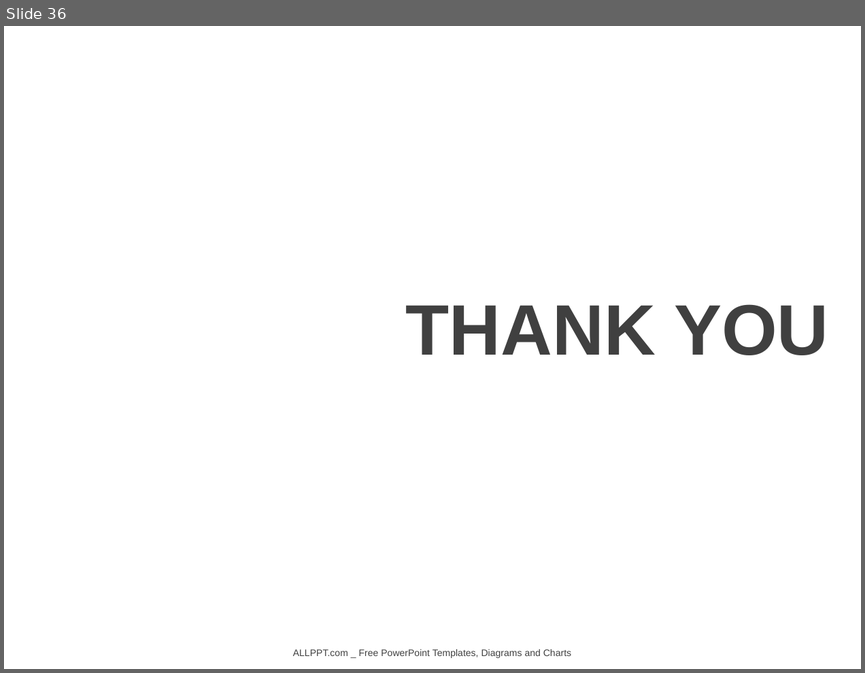
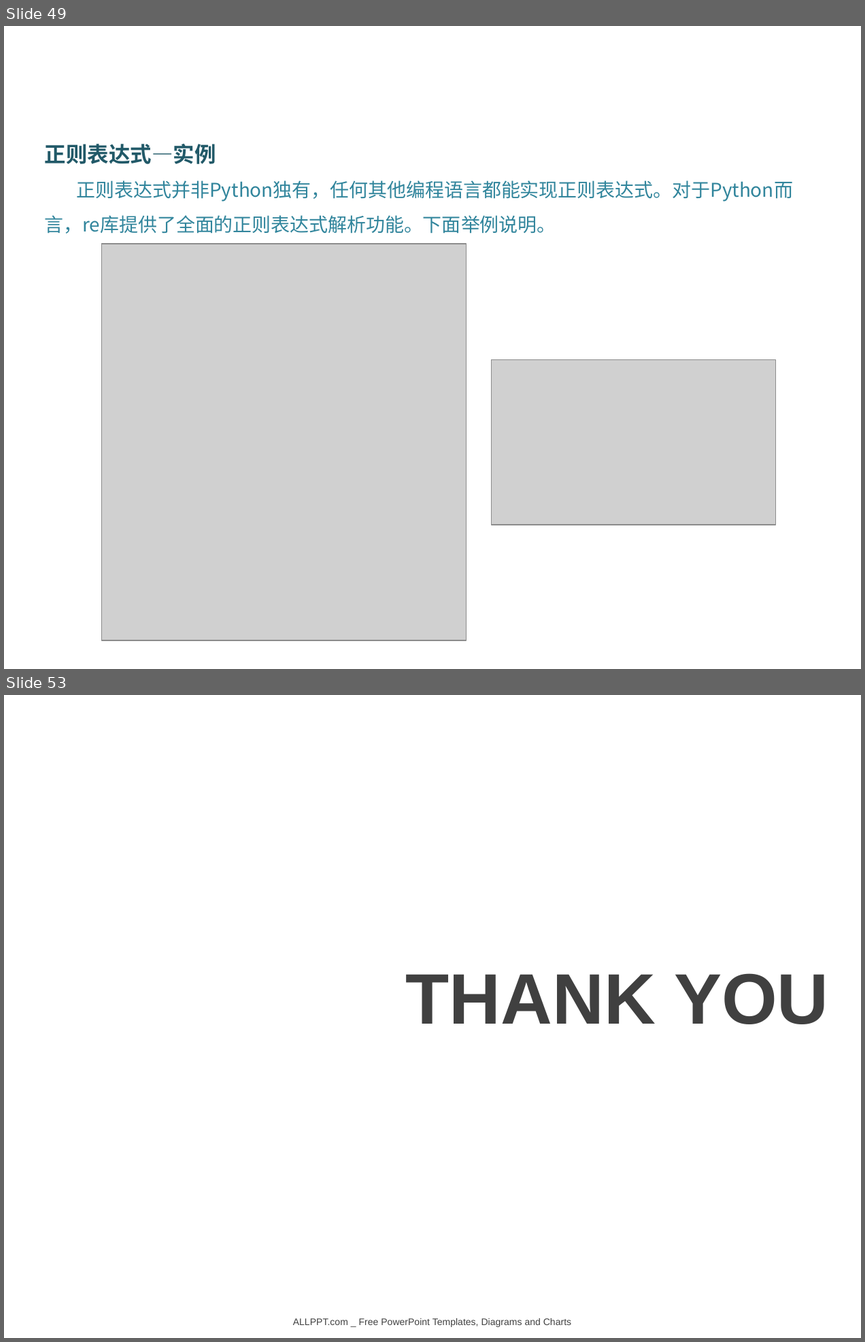
Before and after one commit to DataScienceCoding/Python-Web-Crawler, a slide deck: Python-Web-Crawler.pptx. Shown one above the other, each under a label of ours: slide 36 before the commit, slides 49 and 53 after it; the slides between them are not shown. The pictures are 865x673 and 865x1342 pixels, drawn with LibreOffice and Linux fonts; fonts in the diff are those of the drawing; grey boxes stand for pictures; background and template pictures are left out. Boxes give left, top, right and bottom in pixels: in the first picture for what was removed or moved away, otherwise in the second. Text is boxed around its words. In the diff, an @@ line names an element or a change of style, - is before the commit and + after.

```diff
--- a/Python-Web-Crawler.pptx
+++ b/Python-Web-Crawler.pptx
@@ slide 49 added at (4,26,861,669), background picture (left out) @@
@@ text added at (45,144,793,233), 16 pt, text #31859C @@
+正则表达式—实例
+正则表达式并非Python独有，任何其他编程语言都能实现正则表达式。对于Python而言，re库提供了全面的正则表达式解析功能。下面举例说明。
@@ picture added at (102,244,466,640) @@
@@ picture added at (492,359,776,524) @@
@@ what was slide 36 is now slide 53 @@
```
Also in this commit, not shown: 16 other slides added, 7 other files.
